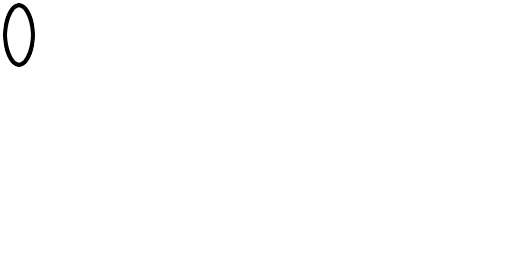
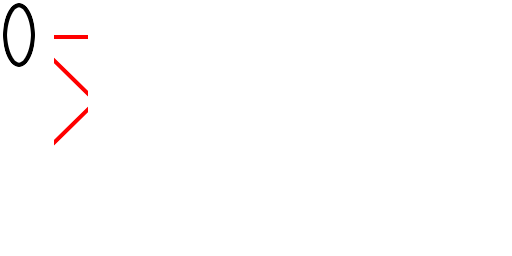
Layered file, before and after one edit (512px x 256px). Changes by layer:
added layer "Transformation copy" above "Transformation" over [54, 106, 88, 146]
added layer "Transformation" above "Layer #1" over [54, 57, 88, 97]
added layer "Layer #1" above "Layer" over [54, 35, 88, 39]
